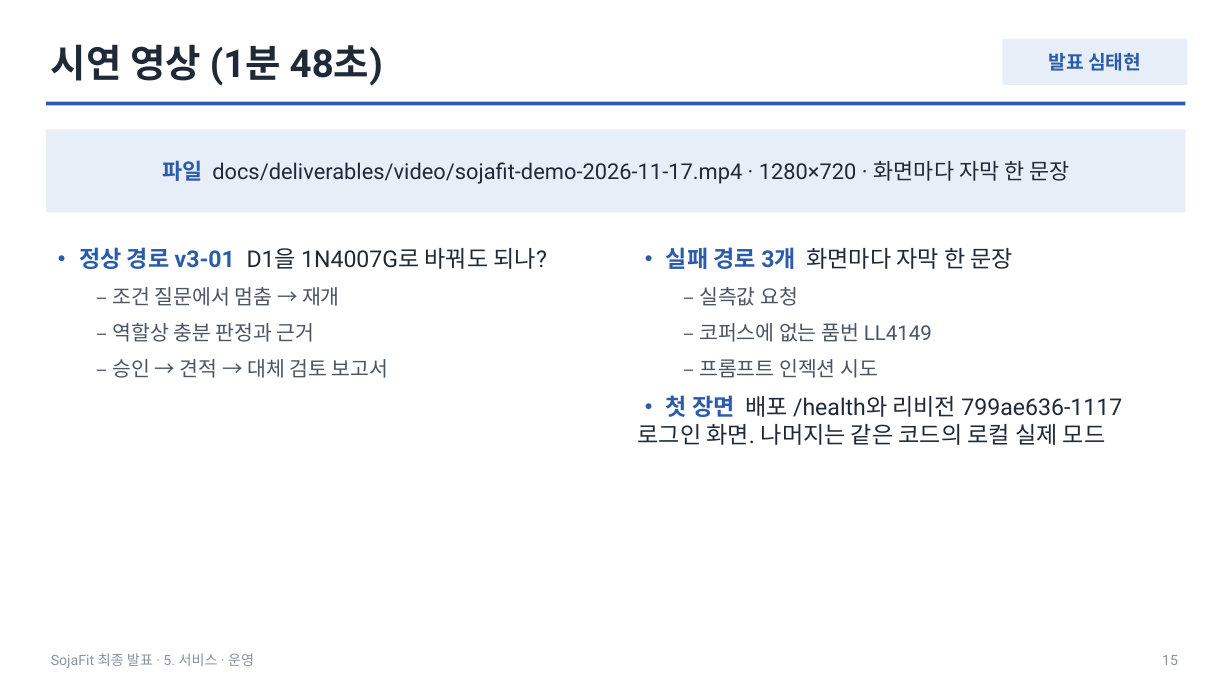
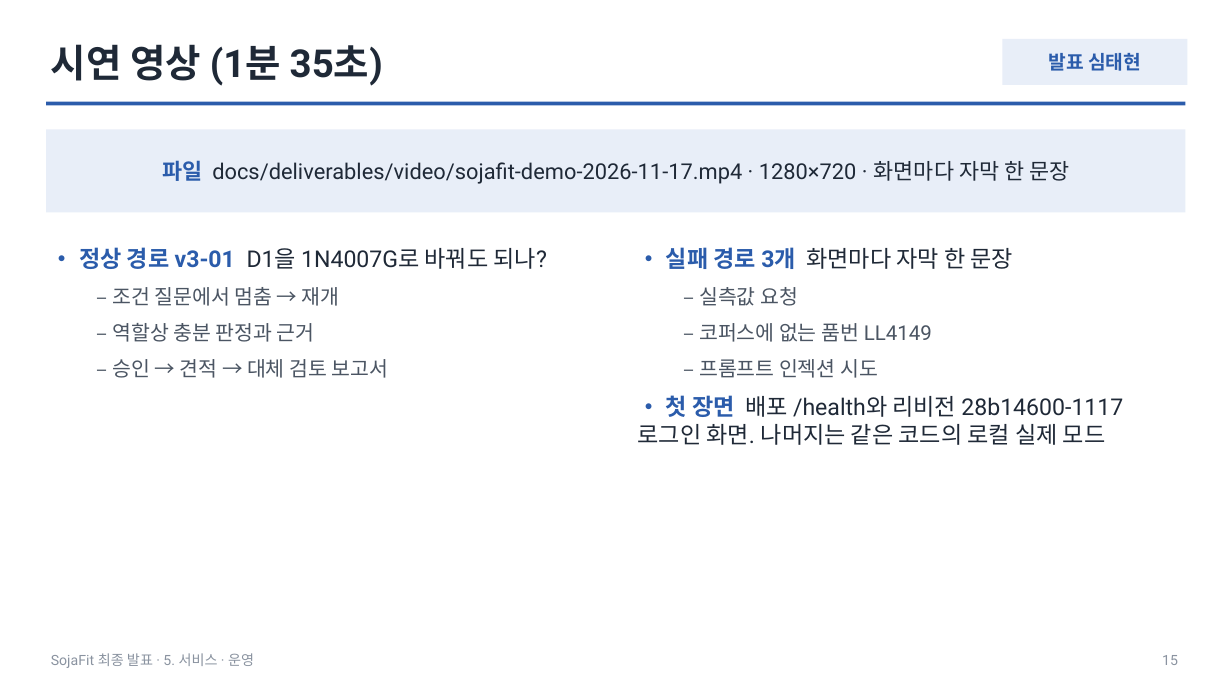
Before and after one commit to HJU5022/SojaFit, a slide deck: slide 15 of docs/deliverables/presentation/sojafit-final-2026-11-18.pptx. Drawn at 1232x693 pixels with LibreOffice and Linux fonts; fonts in the diff are those of the drawing. Boxes give left, top, right and bottom in pixels: in the first picture for what was removed or moved away, otherwise in the second. Text is boxed around its words. In the diff, an @@ line names an element or a change of style, - is before the commit and + after.

Commit message:
docs: 시연 영상을 시연 전용 계정 · 운영 코드(28b14600)로 다시 녹화(1분 35초)하고, 발표 덱 · 제출 문서의 길이 · 리비전을 맞추고, 11-17 작업 기록과 최종 동결 표기를 더한다

```diff
--- a/docs/deliverables/presentation/sojafit-final-2026-11-18.pptx
+++ b/docs/deliverables/presentation/sojafit-final-2026-11-18.pptx
@@ text at <box>51,44,383,86</box>: text changed @@
-시연 영상 (1분 48초)
+시연 영상 (1분 35초)
@@ text at <box>638,395,1123,445</box>: text changed @@
-• 첫 장면 배포 /health와 리비전 799ae636-1117 로그인 화면. 나머지는 같은 코드의 로컬 실제 모드
+• 첫 장면 배포 /health와 리비전 28b14600-1117 로그인 화면. 나머지는 같은 코드의 로컬 실제 모드
```
Also in this commit, not shown: 6 other slides changed, 10 other files.
